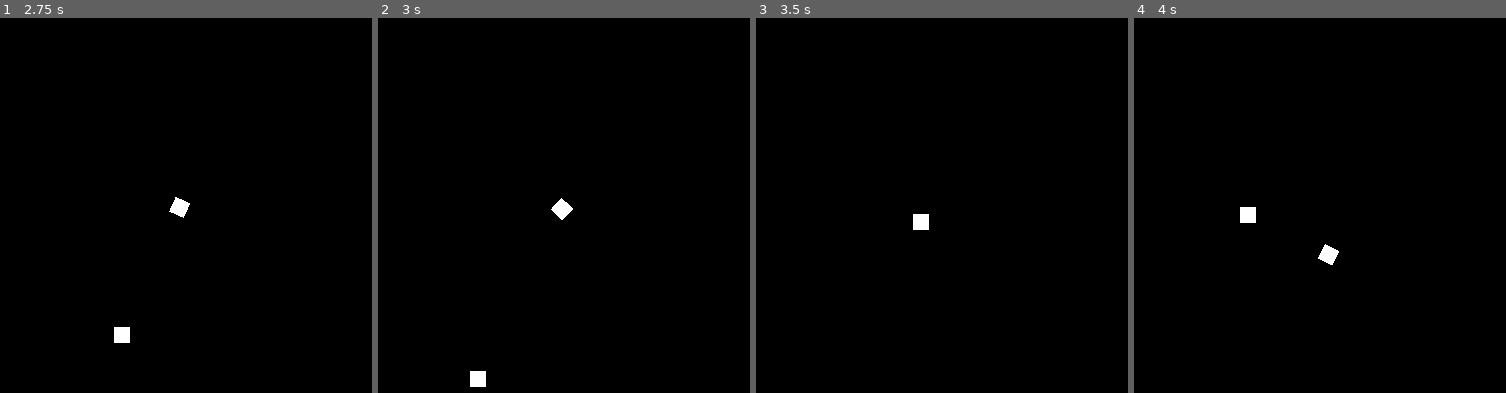
Above: before the commit, frames 1-4 (left to right).
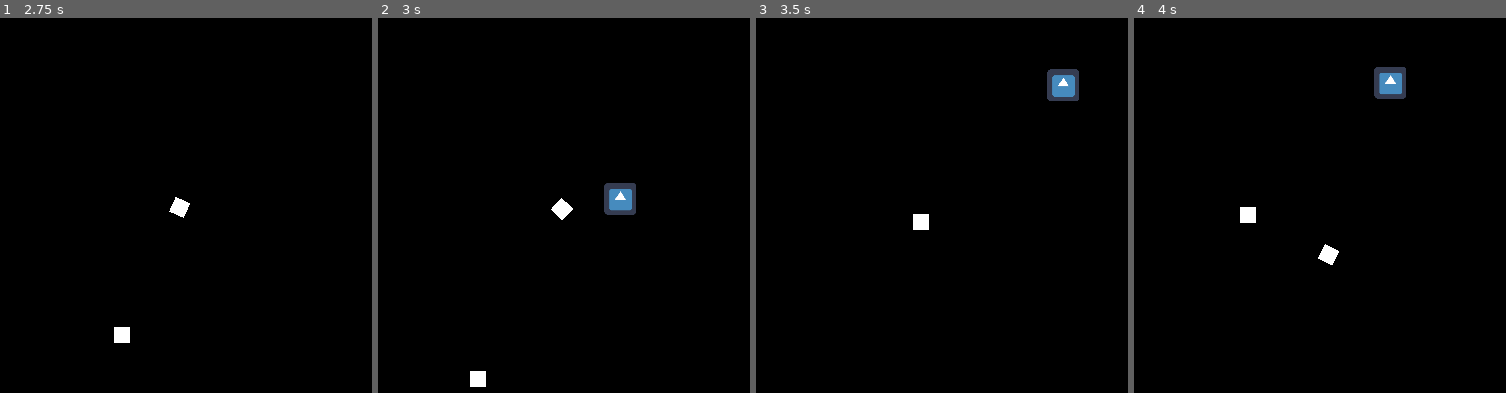
Above: after the commit, the same moments.

Repository: theowiik/PITCH-BLACK
Game: Godot game, scene res://scenes/Game.tscn
Same seed, same stepped clock (60 frames per second), same inputs: the game is played once before the commit and once after it. The engine's default icon, where the game draws it, is replaced by a stand-in: a white triangle on a blue panel in a dark square.
Inputs (mouse positions are in pixels of both pictures, inside the frame that each line leads up to):
- Up to frame 1 (2.75 s): tap Enter at 0.5 s; move the mouse to (279, 213) at 0.52 s; hold D (right) 0.53-1.28 s; hold Right mouse button (add_rocket) 0.53-1.28 s; click (279, 213) at 0.8 s; move the mouse to (63, 265) at 1.27 s; hold S (down) 1.28-2.03 s; click (63, 265) at 1.35 s; right-click (63, 265) at 1.55 s; tap Space at 2 s; move the mouse to (215, 126) at 2.02 s; hold D (right) from 2.03 s (still down); hold Right mouse button (add_rocket) from 2.03 s (still down); click (215, 126) at 2.3 s
- Up to frame 2 (3 s): move the mouse to (515, 344) at 2.77 s; release D (right) at 2.78 s; release Right mouse button (add_rocket) at 2.78 s; hold W (up) from 2.78 s (still down); click (515, 344) at 2.85 s
- Up to frame 3 (3.5 s): keep holding W (up); right-click (893, 344) at 3.05 s
- Up to frame 4 (4 s): move the mouse to (1453, 318) at 3.52 s; release W (up) at 3.53 s; hold A (left) from 3.53 s (still down); hold Right mouse button (add_rocket) from 3.53 s (still down); click (1453, 318) at 3.8 s

Frame 1 is identical in both runs. In frame 2, 0.7% of the frame differs, in the area x 60-70%, y 44-53%; in frame 3, 0.7%; in frame 4, 0.7%.

Commit message:
detect enemies with rocket

Diff:
--- a/scenes/Game.tscn
+++ b/scenes/Game.tscn
@@ -1,13 +1,18 @@
-[gd_scene load_steps=3 format=2]
+[gd_scene load_steps=4 format=2]
 
-[ext_resource path="res://scenes/actors/Actor.tscn" type="PackedScene" id=1]
+[ext_resource path="res://scenes/actors/Player.tscn" type="PackedScene" id=1]
 [ext_resource path="res://scripts/Game.gd" type="Script" id=2]
+[ext_resource path="res://scenes/actors/Enemy.tscn" type="PackedScene" id=3]
 
 [node name="Game" type="Node2D"]
 script = ExtResource( 2 )
 
-[node name="Actor" parent="." instance=ExtResource( 1 )]
-
 [node name="Camera" type="Camera2D" parent="."]
 current = true
 smoothing_enabled = true
+
+[node name="Player" parent="." instance=ExtResource( 1 )]
+collision_mask = 1
+
+[node name="Enemy" parent="." instance=ExtResource( 3 )]
+position = Vector2( 142.295, -131.798 )
--- a/scenes/Rocket.tscn
+++ b/scenes/Rocket.tscn
@@ -18,6 +18,9 @@
 shape = SubResource( 1 )
 
 [node name="DetectionArea" type="Area2D" parent="."]
+collision_layer = 0
+collision_mask = 2
 
 [node name="CollisionShape2D" type="CollisionShape2D" parent="DetectionArea"]
 shape = SubResource( 2 )
+[connection signal="body_entered" from="DetectionArea" to="." method="_on_DetectionArea_body_entered"]
--- a/scenes/actors/Actor.tscn
+++ b/scenes/actors/Actor.tscn
@@ -1,12 +1,14 @@
 [gd_scene load_steps=4 format=2]
 
 [ext_resource path="res://assets/16x16.png" type="Texture" id=1]
-[ext_resource path="res://scripts/Actor.gd" type="Script" id=2]
+[ext_resource path="res://scripts/Player.gd" type="Script" id=2]
 
 [sub_resource type="RectangleShape2D" id=1]
 extents = Vector2( 8, 8 )
 
 [node name="Actor" type="KinematicBody2D"]
+collision_layer = 0
+collision_mask = 0
 script = ExtResource( 2 )
 
 [node name="Sprite" type="Sprite" parent="."]
--- /dev/null
+++ b/scenes/actors/Enemy.tscn
@@ -0,0 +1,14 @@
+[gd_scene load_steps=4 format=2]
+
+[ext_resource path="res://scenes/actors/Actor.tscn" type="PackedScene" id=1]
+[ext_resource path="res://scripts/Enemy.gd" type="Script" id=2]
+[ext_resource path="res://icon.png" type="Texture" id=3]
+
+[node name="Enemy" instance=ExtResource( 1 )]
+collision_layer = 2
+collision_mask = 3
+script = ExtResource( 2 )
+
+[node name="Sprite" parent="." index="0"]
+scale = Vector2( 0.5, 0.5 )
+texture = ExtResource( 3 )
--- /dev/null
+++ b/scenes/actors/Player.tscn
@@ -0,0 +1,7 @@
+[gd_scene load_steps=2 format=2]
+
+[ext_resource path="res://scenes/actors/Actor.tscn" type="PackedScene" id=1]
+
+[node name="Player" instance=ExtResource( 1 )]
+collision_layer = 1
+collision_mask = 2
--- a/scripts/Actor.gd
+++ b/scripts/Actor.gd
@@ -2,40 +2,4 @@
 
 class_name Actor
 
-var controlling: bool = true;
-
 const movement_speed: int = 100
-const projectile: PackedScene = preload("res://scenes/Projectile.tscn")
-
-signal shoot
-signal rocket_added
-
-func _process(_delta) -> void:
-	if not controlling: return
-	move_and_slide(get_input_vector() * movement_speed)
-
-# Returns a normalized input vector.
-func get_input_vector() -> Vector2:
-	var vec = Vector2(0,0)
-
-	if Input.is_action_pressed("up"): vec.y -= 1
-	if Input.is_action_pressed("down"): vec.y += 1
-	if Input.is_action_pressed("right"): vec.x += 1
-	if Input.is_action_pressed("left"): vec.x -= 1
-
-	return vec.normalized()
-
-func _unhandled_input(event) -> void:
-	if not controlling: return
-
-	if event.is_action_pressed("shoot"):
-		var proj: Projectile = projectile.instance()
-		proj.global_position = global_position
-		print("wasd")
-		emit_signal("shoot", proj)
-		get_tree().set_input_as_handled()
-
-	if event.is_action_pressed("add_rocket") && controlling:
-		controlling = false
-		emit_signal("rocket_added")
-		get_tree().set_input_as_handled()
--- /dev/null
+++ b/scripts/Enemy.gd
@@ -0,0 +1,14 @@
+extends "res://scripts/Actor.gd"
+
+# temp
+onready var player: Actor
+
+func _ready():
+	$Sprite.visible = false
+
+func _physics_process(delta):
+	if player == null: return
+	move_and_slide(global_position.direction_to(player.global_position) * movement_speed)
+
+func reveal() -> void:
+	$Sprite.visible = true
--- a/scripts/Game.gd
+++ b/scripts/Game.gd
@@ -1,7 +1,7 @@
 extends Node2D
 
 const rocket: PackedScene = preload("res://scenes/Rocket.tscn")
-onready var player: Actor = get_node("Actor")
+onready var player: Actor = get_node("Player")
 onready var camera: Camera2D = get_node("Camera")
 
 func _ready() -> void:
--- /dev/null
+++ b/scripts/Player.gd
@@ -0,0 +1,37 @@
+extends "res://scripts/Actor.gd"
+
+var controlling: bool = true;
+const projectile: PackedScene = preload("res://scenes/Projectile.tscn")
+
+signal shoot
+signal rocket_added
+
+# Returns a normalized input vector.
+func get_input_vector() -> Vector2:
+	var vec = Vector2(0,0)
+
+	if Input.is_action_pressed("up"): vec.y -= 1
+	if Input.is_action_pressed("down"): vec.y += 1
+	if Input.is_action_pressed("right"): vec.x += 1
+	if Input.is_action_pressed("left"): vec.x -= 1
+
+	return vec.normalized()
+
+func _process(_delta) -> void:
+	if not controlling: return
+	move_and_slide(get_input_vector() * movement_speed)
+
+func _unhandled_input(event) -> void:
+	if not controlling: return
+
+	if event.is_action_pressed("shoot"):
+		var proj: Projectile = projectile.instance()
+		proj.global_position = global_position
+		print("wasd")
+		emit_signal("shoot", proj)
+		get_tree().set_input_as_handled()
+
+	if event.is_action_pressed("add_rocket") && controlling:
+		controlling = false
+		emit_signal("rocket_added")
+		get_tree().set_input_as_handled()
--- a/scripts/Projectile.gd
+++ b/scripts/Projectile.gd
@@ -7,8 +7,7 @@
 
 func _ready():
 	var m = get_global_mouse_position()
-	var c_pos = global_position
-	dir_vector = Vector2(m.x - c_pos.x, m.y - c_pos.y).normalized()
+	dir_vector = global_position.direction_to(m).normalized()
 
 func _physics_process(delta):
 	transform = transform.translated(dir_vector * speed * delta)
--- a/scripts/Rocket.gd
+++ b/scripts/Rocket.gd
@@ -17,8 +17,7 @@
 # Returns a normalized vector pointing towards the mouse from the rocket.
 func dir_to_mouse() -> Vector2:
 	var m = get_global_mouse_position()
-	var c_pos = global_position
-	return Vector2(m.x - c_pos.x, m.y - c_pos.y).normalized()
+	return global_position.direction_to(m).normalized()
 
 func explode() -> void:
 	emit_signal("exploded")
@@ -28,3 +27,6 @@
 	if event.is_action_pressed("explode_rocket"):
 		explode()
 		get_tree().set_input_as_handled()
+
+func _on_DetectionArea_body_entered(body):
+	body.reveal()
